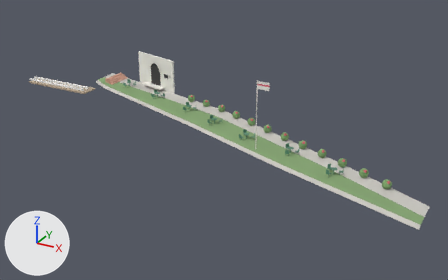
The glTF model web/public/models/landmarks/canottieri.glb as it was, and as the next commit left it.
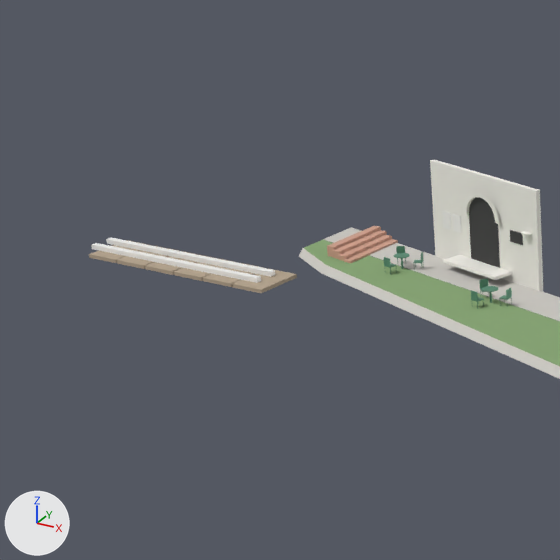
Old and new are each drawn whole from a camera (50 mm lens) standing at (70.4, -537.2, 34.9) and looking at (33.3, -469.8, 1.1) and again close up on the part from 0% to 40% of the width and 0% to 64% of the height. The axes (+X, +Y, +Z) are drawn at lower left. The lights are the same throughout. The first two pictures are the older version. Vertices at exactly the same position are counted once.

In view in the first close-up: 'canottieri@1933-99999.brick', 'canottieri@1933-99999.chair', 'canottieri@1933-99999.dark', 'canottieri@1933-99999.deck', 'canottieri@1933-99999.flags', 'canottieri@1933-99999.hull', 'canottieri@1933-99999.lawn', 'canottieri@1933-99999.white' and 1 more.
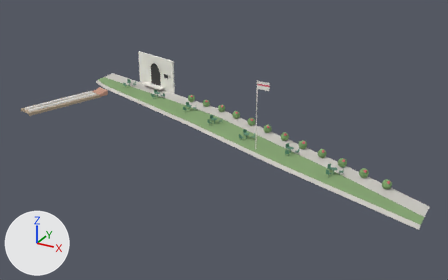
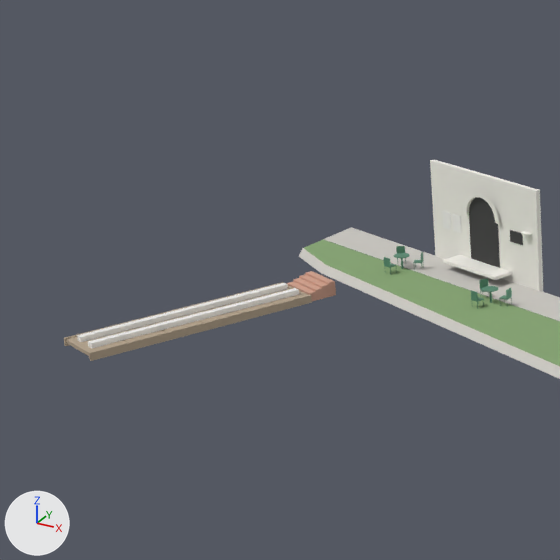
Where the change shows, as pixel boxes (x1, y1, x2, y2) in the close-ups (560 x 560 px):
'canottieri@1933-99999.deck', reshaped (19% wider, 48% taller)
    before: (89, 240, 297, 293)
    after: (64, 282, 312, 361)
'canottieri@1933-99999.hull', reshaped (21% wider, 43% taller)
    before: (92, 238, 275, 283)
    after: (77, 283, 299, 348)
'canottieri@1933-99999.brick', reshaped (31% narrower, 18% shorter)
    before: (327, 226, 398, 263)
    after: (287, 271, 336, 301)
part 1 of me_canottieri_1933_99999_brick, deleted (beige)
    before: (327, 226, 398, 263)
part 2 of me_canottieri_1933_99999_brick, added (beige)
    after: (287, 271, 336, 301)

What changed in the scene script:
```text
Change me_canottieri_1933_99999_brick:
    used by ob_canottieri_1933_99999_brick; location = (0.0, 0.0, 0.0)
    remove me_canottieri_1933_99999_brick.from_pydata(...)  # 32 vertices, 48 faces; spans x 7.0..8.8, y -462.37..-458.02, z 2.8..3.4
    add me_canottieri_1933_99999_brick.from_pydata(...)  # 26 vertices, 48 faces; spans x 6.47..9.04, y -465.48..-463.33, z 1.65..2.4
    me_canottieri_1933_99999_brick part 1: 32 vertices removed from x 7.0..8.8, y -462.37..-458.02, z 2.8..3.4
    me_canottieri_1933_99999_brick part 2: 26 vertices added at x 6.47..9.04, y -465.48..-463.33, z 1.65..2.4
Change me_canottieri_1933_99999_deck:
    used by ob_canottieri_1933_99999_deck; location = (0.0, 0.0, 0.0)
    remove me_canottieri_1933_99999_deck.from_pydata(...)  # 48 vertices, 72 faces; spans x -6.0..5.9, y -466.1..-463.3, z 1.85..2.05
    add me_canottieri_1933_99999_deck.from_pydata(...)  # 64 vertices, 96 faces; spans x 2.32..8.77, y -476.99..-464.76, z 1.7..2.1
    me_canottieri_1933_99999_deck part 3: the whole mesh is rebuilt
Change me_canottieri_1933_99999_hull:
    used by ob_canottieri_1933_99999_hull; location = (0.0, 0.0, 0.0)
    remove me_canottieri_1933_99999_hull.from_pydata(...)  # 16 vertices, 24 faces; spans x -6.5..5.0, y -465.38..-463.92, z 2.05..2.3
    add me_canottieri_1933_99999_hull.from_pydata(...)  # 16 vertices, 24 faces; spans x 3.06..8.07, y -476.41..-465.25, z 2.05..2.3
    me_canottieri_1933_99999_hull part 4: 16 of 16 vertices moved; they spanned x -6.5..5.0, y -465.38..-463.92, z 2.05..2.3 and now span x 3.06..8.07, y -476.41..-465.25, z 2.05..2.3; mean shift (6.31, -6.18, 0.0)
```
